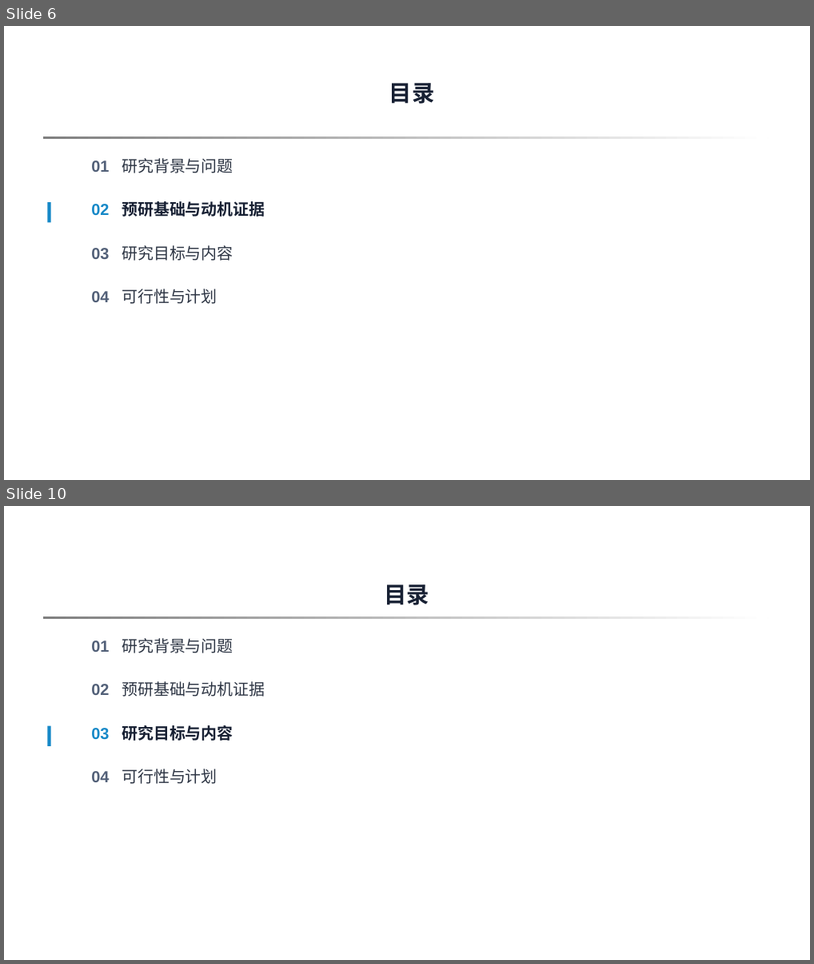
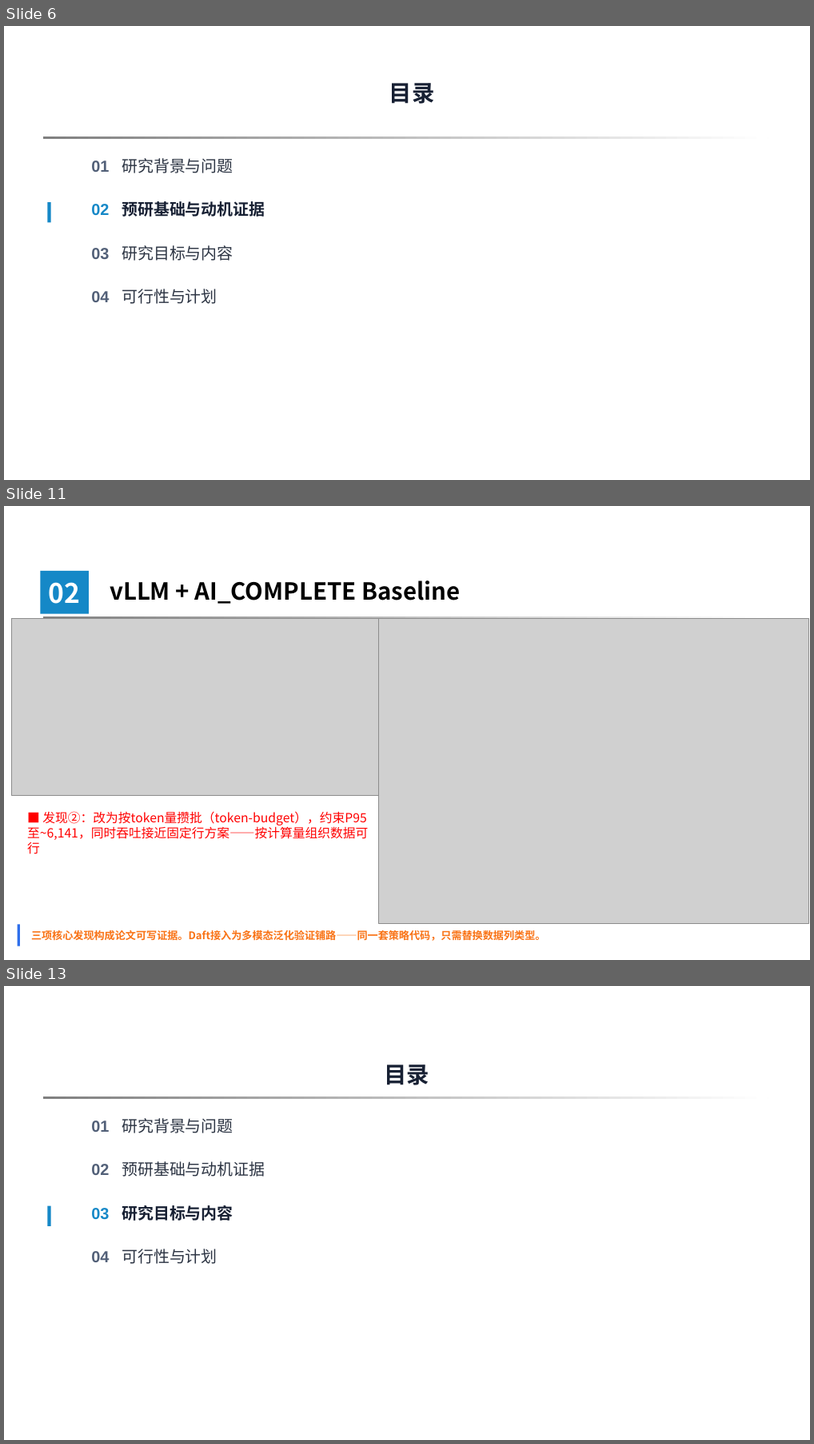
Before and after one commit to 3444374/ai-operator-execution-optimization, a slide deck: opening/slides/opening_defense_20260720_v5.pptx. Shown one above the other, each under a label of ours: slides 6 and 10 before the commit, slides 6, 11 and 13 after it; the slides between them are not shown. The pictures are 814x964 and 814x1444 pixels, drawn with LibreOffice and Linux fonts; fonts in the diff are those of the drawing; grey boxes stand for pictures; background and template pictures are left out. Boxes give left, top, right and bottom in pixels: in the first picture for what was removed or moved away, otherwise in the second. Text is boxed around its words. In the diff, an @@ line names an element or a change of style, - is before the commit and + after.

Commit message:
refactor: cross_layer_method_framework 重构——写回降级为 guardrail，新增多模态泛化验证
- 第三张 workload 卡从 AI_FILTER/CLASSIFY 改为多模态图像理解
- 第三张策略卡从端到端验证：耦合与写回改为多模态泛化验证
- 删除独立写回卡片，降为两行 guardrail 注释
- 新增算子代价估计（补充讨论）注释
- 箭头改为线条+三角头
- 指标改为 GPU util + MFU 并存
- PPT 时间线第四阶段改为多模态泛化验证
- 画布 1000→880px

```diff
--- a/opening/slides/opening_defense_20260720_v5.pptx
+++ b/opening/slides/opening_defense_20260720_v5.pptx
@@ slide 11 added at (x1=4, y1=506, x2=810, y2=960), background picture (left out); not listed: 1 template element that a slide beside it also shows @@
@@ rectangle added at (x1=40, y1=571, x2=89, y2=614), fill #1588C7, 32 pt, text #FFFFFF, bold @@
+02
@@ text added at (x1=110, y1=580, x2=460, y2=604), 28 pt, text #000000, bold @@
+vLLM + AI_COMPLETE Baseline
@@ picture added at (x1=12, y1=619, x2=378, y2=795) @@
@@ picture added at (x1=378, y1=619, x2=809, y2=924) @@
@@ text added at (x1=27, y1=811, x2=368, y2=854), 15 pt, text #FF0000 @@
+■ 发现②：改为按token量攒批（token-budget），约束P95至~6,141，同时吞吐接近固定行方案——按计算量组织数据可行
@@ rectangle added at (x1=18, y1=924, x2=20, y2=946), fill #2F6FEB @@
@@ text added at (x1=31, y1=929, x2=546, y2=940), 12.5 pt, text #F97316, bold @@
+三项核心发现构成论文可写证据。Daft接入为多模态泛化验证铺路——同一套策略代码，只需替换数据列类型。
@@ what was slide 10 is now slide 13 @@
```
Also in this commit, not shown: 11 slides changed, 2 other slides added, 29 other files.
